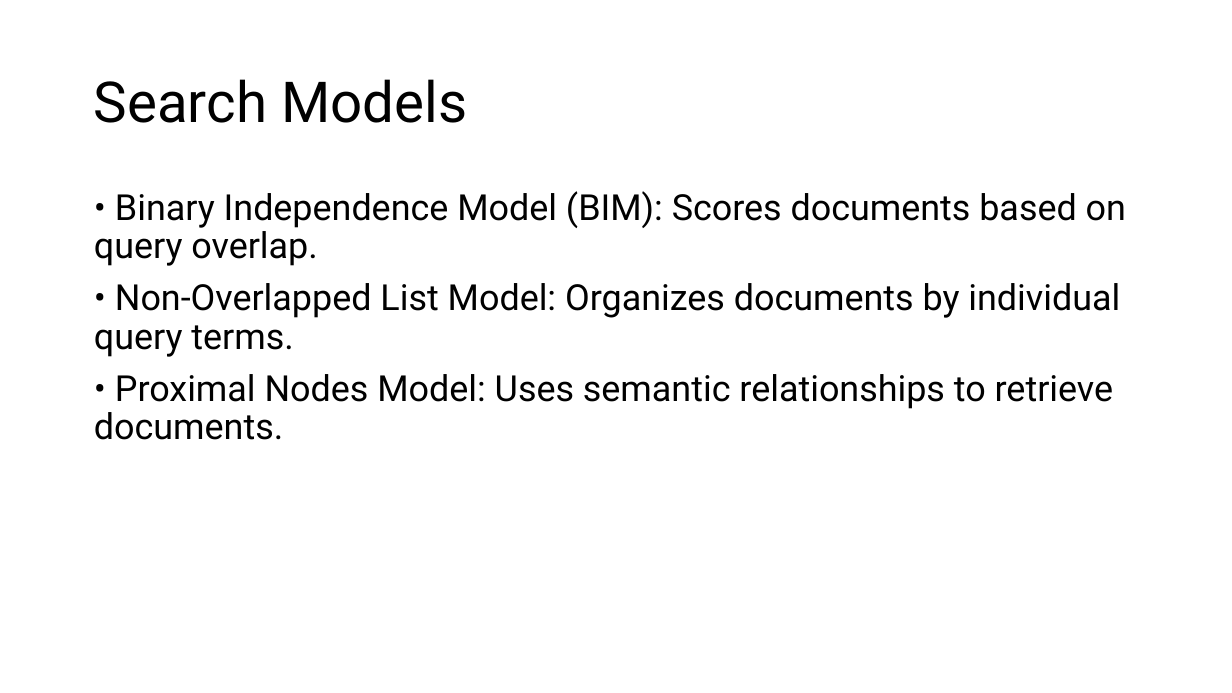
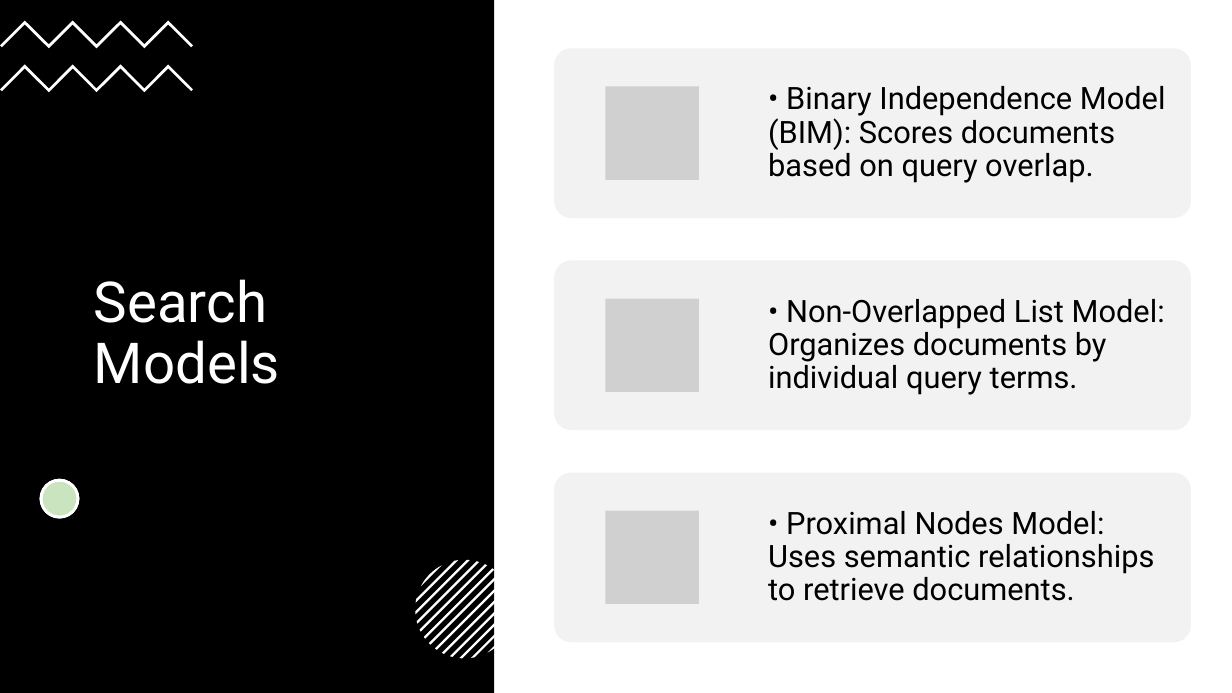
Before and after one commit to AbdulMateenzwl/Information-Retrieval, a slide deck: slide 4 of Assignment 3/Report.pptx. Drawn at 1232x693 pixels with LibreOffice and Linux fonts; fonts in the diff are those of the drawing; grey boxes stand for pictures. Boxes give left, top, right and bottom in pixels: in the first picture for what was removed or moved away, otherwise in the second. Text is boxed around its words. In the diff, an @@ line names an element or a change of style, - is before the commit and + after.

```diff
--- a/Assignment 3/Report.pptx
+++ b/Assignment 3/Report.pptx
@@ rectangle added at [0,0,494,693], fill #000000 @@
@@ freeform shape added at [0,20,193,48], fill #FFFFFF @@
@@ freeform shape added at [0,65,193,92], fill #FFFFFF @@
@@ title "Search Models": place and size @@
-title "Search Models" at [94,79,467,123]
+title "Search Models" at [94,279,280,384]
@@ title "Search Models" at [94,279,280,384]: text colour #000000 to #FFFFFF @@
@@ text removed at [94,191,1126,440] @@
-• Binary Independence Model (BIM): Scores documents based on query overlap.
-• Non-Overlapped List Model: Organizes documents by individual query terms.
-• Proximal Nodes Model: Uses semantic relationships to retrieve documents.
@@ ellipse added at [41,481,78,518], fill #FFFFFF, outline #FFFFFF 2.25 pt @@
@@ ellipse added at [41,481,78,518], fill #4EA72E at 30% opacity, outline #FFFFFF 2.25 pt @@
@@ group added at [555,48,1191,642]: 3 rounded rectangles, 3 pictures, 3 texts @@
+• Binary Independence Model (BIM): Scores documents based on query overlap.
+• Non-Overlapped List Model: Organizes documents by individual query terms.
+• Proximal Nodes Model: Uses semantic relationships to retrieve documents.
@@ group added at [415,560,514,659]: 13 freeform shapes @@
```
Also in this commit, not shown: 9 other slides changed, 11 other files.
